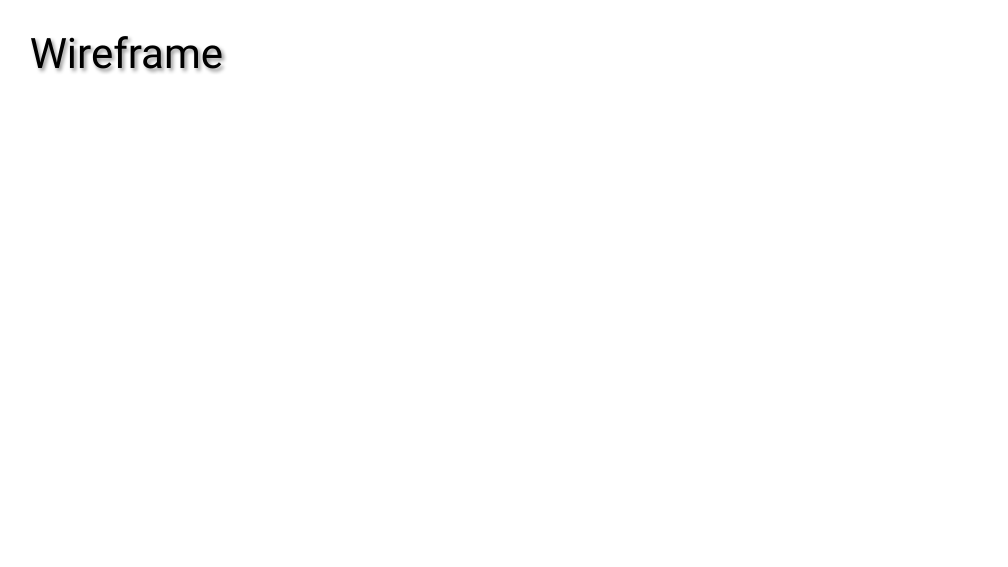
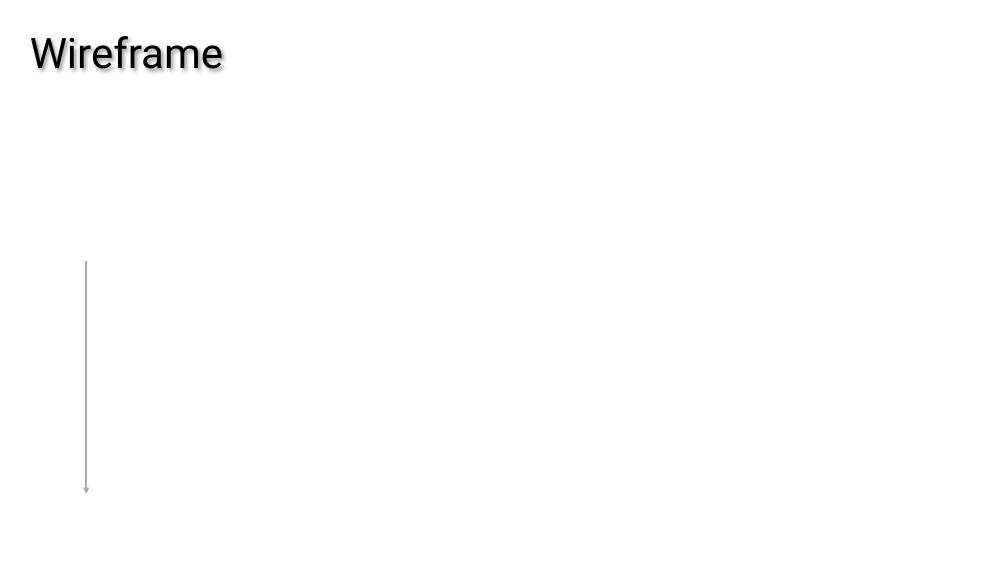
Before and after one commit to MercyLM/MyWeb, a slide deck: slide 3 of 個人作品報告.pptx. Drawn at 1008x567 pixels with LibreOffice and Linux fonts; fonts in the diff are those of the drawing. Boxes give left, top, right and bottom in pixels: in the first picture for what was removed or moved away, otherwise in the second. Text is boxed around its words. In the diff, an @@ line names an element or a change of style, - is before the commit and + after.

```diff
--- a/個人作品報告.pptx
+++ b/個人作品報告.pptx
@@ arrow added from (86, 262) to (86, 494), #AFABAB 1.5 pt @@
```
Also in this commit, not shown: 2 other slides changed, 1 slide added.
